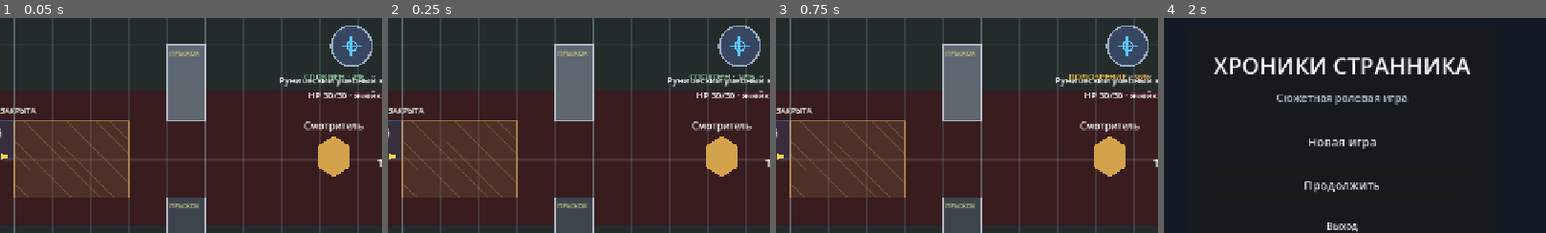
Above: before the commit, frames 1-4 (left to right).
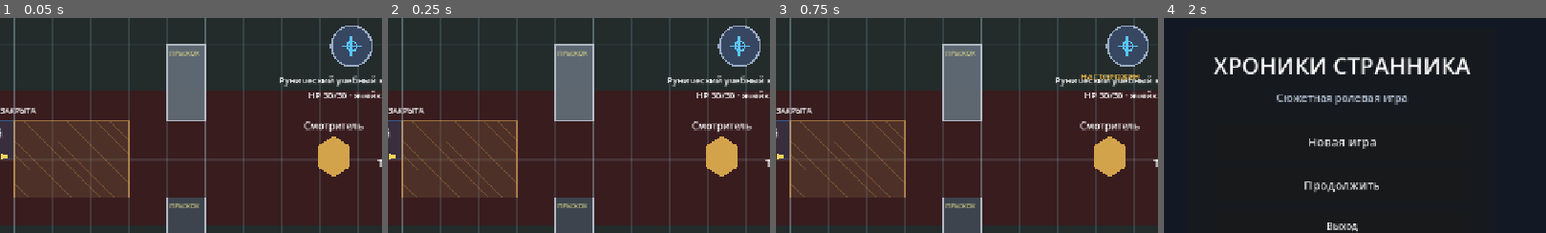
Above: after the commit, the same moments.

Repository: eretenkodaniil16-rgb/rpg-project
Game: Godot game, scene res://scenes/game/game.tscn
Same seed, same stepped clock (60 frames per second), same inputs: the game is played once before the commit and once after it. This scene is started directly instead of the project's main scene.
Inputs:
- Up to frame 1 (0.05 s): no input
- Up to frame 2 (0.25 s): no input
- Up to frame 3 (0.75 s): click "ВЗАИМ." at 0.5 s
- Up to frame 4 (2 s): click "МЕНЮ" at 1.25 s
The pictures show only the part of the screen within x 27-77%, y 18-68%; the shares and areas given below are measured in that part.

The runs differ from the first frame. In frame 1, 0.2% of the frame differs, in the area x 79-96%, y 26-29%; in frame 2, 0.2%; in frame 3, 0.4%, in the area x 76-98%, y 26-30%; in frame 4, nothing differs.

Commit message:
fix: убрать процент подозрения над NPC

Diff:
--- a/scripts/game/npc_stealth.gd
+++ b/scripts/game/npc_stealth.gd
@@ -129,14 +129,14 @@
 		return
 	var state_label: String = {
 		StealthAlertSystem.STATE_CALM: "СПОКОЕН",
-		StealthAlertSystem.STATE_SUSPICIOUS: "ПОДОЗРЕНИЕ",
+		StealthAlertSystem.STATE_SUSPICIOUS: "НАСТОРОЖЕН",
 		StealthAlertSystem.STATE_INVESTIGATING: "ПРОВЕРЯЕТ",
 		StealthAlertSystem.STATE_SEARCHING: "ИЩЕТ",
 		StealthAlertSystem.STATE_ALERTED: "ТРЕВОГА",
 		StealthAlertSystem.STATE_COMBAT: "БОЙ"
 	}.get(detection_state, detection_state.to_upper())
-	_alert_label.text = "%s · %d%%" % [state_label, roundi(suspicion)]
-	_alert_label.visible = detection_state != StealthAlertSystem.STATE_CALM or suspicion > 0.5
+	_alert_label.text = state_label
+	_alert_label.visible = detection_state != StealthAlertSystem.STATE_CALM
 	var alert_color: Color = Color(0.62, 0.86, 0.64, 1.0)
 	if detection_state in [StealthAlertSystem.STATE_SUSPICIOUS, StealthAlertSystem.STATE_INVESTIGATING, StealthAlertSystem.STATE_SEARCHING]:
 		alert_color = Color(1.0, 0.78, 0.28, 1.0)
